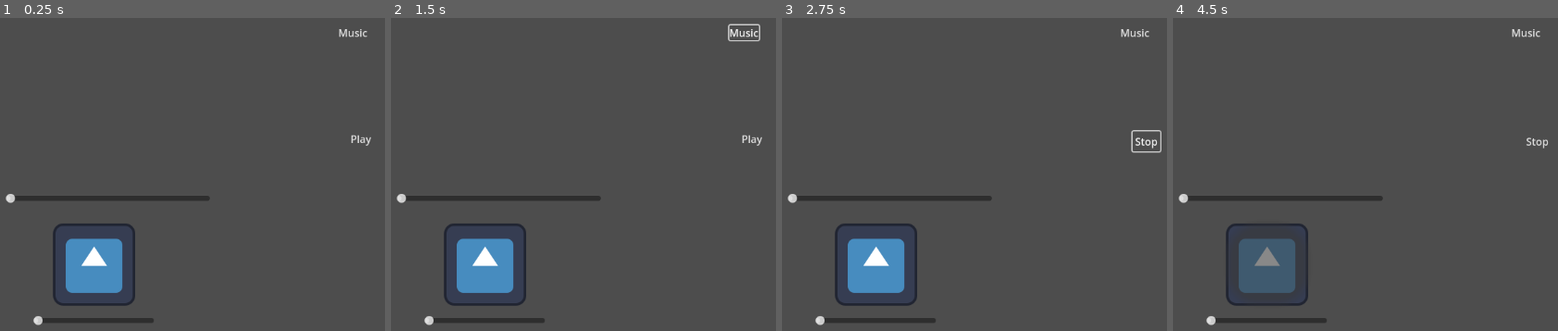
Above: before the commit, frames 1-4 (left to right).
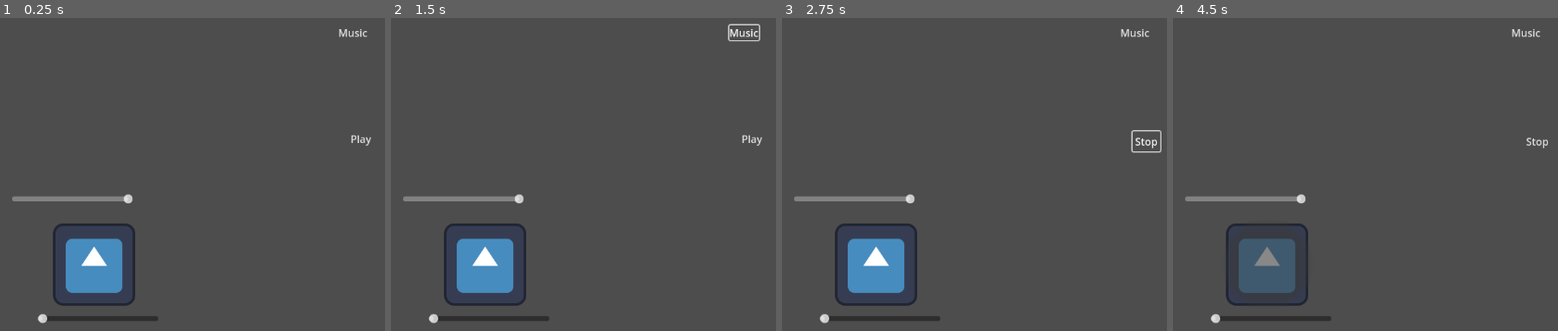
Above: after the commit, the same moments.

Repository: Ava-TU/MusicAssignment2024
Game: Godot game, scene res://Music.tscn
The game is run twice, just before and just after one commit, with the same random seed, the same clock (stepped at 60 frames per second) and the same inputs. The project has no main scene, so this scene is started directly. The engine's default icon, where the game draws it, is replaced by a stand-in: a white triangle on a blue panel in a dark square.
Inputs (mouse positions are in pixels of both pictures, inside the frame that each line leads up to):
- Up to frame 1 (0.25 s): no input
- Up to frame 2 (1.5 s): click (487, 265) at 0.5 s; click "Music" at 1.25 s
- Up to frame 3 (2.75 s): click "Play" at 2 s
- Up to frame 4 (4.5 s): click "Stop" at 2.75 s; click "Play" at 3.5 s; click (1269, 265) at 4.25 s

The runs differ from the first frame. In frame 1, 1.3% of the frame differs, in the area x 1-55%, y 56-99%; in frame 2, 1.3%; in frame 3, 1.3%; in frame 4, 1.3%.

Commit message:
volume fixed

Diff:
--- a/musicinstrumenttoy/ButtonAudio.gd
+++ b/musicinstrumenttoy/ButtonAudio.gd
@@ -1,6 +1,8 @@
 extends Node2D
 
+@export var bus_name: String
 
+var bus_index: int
 
 # Called when the node enters the scene tree for the first time.
 func _ready() -> void:
@@ -31,5 +33,10 @@
 	%Button.pitch_scale = value
 
 
+
 func _on_volume_value_changed(value: float) -> void:
 	%Button.volume_db = value
+	AudioServer.set_bus_volume_db(
+		bus_index,
+		linear_to_db(value)
+	)
--- a/musicinstrumenttoy/Music.tscn
+++ b/musicinstrumenttoy/Music.tscn
@@ -1,8 +1,9 @@
-[gd_scene load_steps=9 format=3 uid="uid://cu80nntsddon6"]
+[gd_scene load_steps=10 format=3 uid="uid://cu80nntsddon6"]
 
 [ext_resource type="Texture2D" uid="uid://dv0irk4bly4nk" path="res://icon.svg" id="1_qchyi"]
 [ext_resource type="Script" path="res://ButtonAudio.gd" id="2_ymoms"]
 [ext_resource type="AudioStream" uid="uid://84m7k1nk3q0h" path="res://AudioTest.ogg" id="3_43hv5"]
+[ext_resource type="AudioStream" uid="uid://8nh7n6yu6hul" path="res://AudioTestSingle.ogg" id="3_ftxv4"]
 [ext_resource type="PackedScene" uid="uid://b0pmbkdhwwdo6" path="res://looper.tscn" id="4_3ddh6"]
 
 [sub_resource type="StyleBoxEmpty" id="StyleBoxEmpty_1pwrs"]
@@ -32,20 +33,25 @@
 
 [node name="Button" type="AudioStreamPlayer2D" parent="Sprite2D/Button"]
 unique_name_in_owner = true
-stream = ExtResource("3_43hv5")
+stream = ExtResource("3_ftxv4")
+bus = &"Buttons"
 
 [node name="Pitch1" type="HSlider" parent="."]
-offset_left = 63.0
-offset_top = 579.0
-offset_right = 251.0
-offset_bottom = 595.0
-max_value = 5.0
+offset_left = 70.0
+offset_top = 576.0
+offset_right = 258.0
+offset_bottom = 592.0
+max_value = 1.0
+step = 0.001
 
 [node name="Volume" type="HSlider" parent="."]
-offset_left = 20.0
-offset_top = 389.0
-offset_right = 338.0
-offset_bottom = 405.0
+offset_left = 30.0
+offset_top = 390.0
+offset_right = 219.0
+offset_bottom = 406.0
+max_value = 1.0
+step = 0.001
+value = 1.0
 
 [node name="Play" type="Sprite2D" parent="."]
 position = Vector2(573, 305)
--- a/musicinstrumenttoy/default_bus_layout.tres
+++ b/musicinstrumenttoy/default_bus_layout.tres
@@ -10,11 +10,17 @@
 bus/0/bypass_fx = true
 bus/0/effect/0/effect = SubResource("AudioEffectReverb_rgi2x")
 bus/0/effect/0/enabled = false
-bus/1/name = &"Reverb"
+bus/1/name = &"Music"
 bus/1/solo = false
 bus/1/mute = false
 bus/1/bypass_fx = false
 bus/1/volume_db = 0.0
 bus/1/send = &"Master"
 bus/1/effect/0/effect = SubResource("AudioEffectReverb_7khr3")
-bus/1/effect/0/enabled = true
+bus/1/effect/0/enabled = false
+bus/2/name = &"Buttons"
+bus/2/solo = false
+bus/2/mute = false
+bus/2/bypass_fx = false
+bus/2/volume_db = 0.0
+bus/2/send = &"Master"
--- a/musicinstrumenttoy/looper.tscn
+++ b/musicinstrumenttoy/looper.tscn
@@ -15,12 +15,15 @@
 
 [node name="AudioTest" type="AudioStreamPlayer" parent="Looper"]
 stream = ExtResource("2_i5tb7")
+bus = &"Music"
 
 [node name="AudioTest2" type="AudioStreamPlayer" parent="Looper"]
 stream = ExtResource("2_i5tb7")
+bus = &"Music"
 
 [node name="AudioTest3" type="AudioStreamPlayer" parent="Looper"]
 stream = ExtResource("2_i5tb7")
+bus = &"Music"
 
 [node name="Timer" type="Timer" parent="Looper"]
 unique_name_in_owner = true
--- /dev/null
+++ b/musicinstrumenttoy/pitchSlider.gd
@@ -0,0 +1,15 @@
+extends Button
+
+
+# Called when the node enters the scene tree for the first time.
+func _ready() -> void:
+	pass # Replace with function body.
+
+
+# Called every frame. 'delta' is the elapsed time since the previous frame.
+func _process(delta: float) -> void:
+	pass
+
+
+func _on_pitch_value_changed(value: float) -> void:
+	pass # Replace with function body.
--- /dev/null
+++ b/musicinstrumenttoy/pitchSlider.tscn
@@ -0,0 +1,41 @@
+[gd_scene load_steps=7 format=3 uid="uid://ssbat4u6mq1f"]
+
+[ext_resource type="Texture2D" uid="uid://dv0irk4bly4nk" path="res://icon.svg" id="1_bhcxu"]
+[ext_resource type="AudioStream" uid="uid://8nh7n6yu6hul" path="res://AudioTestSingle.ogg" id="2_mcr2u"]
+[ext_resource type="Script" path="res://pitchSlider.gd" id="2_naw3i"]
+
+[sub_resource type="StyleBoxEmpty" id="StyleBoxEmpty_kocrw"]
+
+[sub_resource type="StyleBoxEmpty" id="StyleBoxEmpty_x6ejp"]
+
+[sub_resource type="StyleBoxEmpty" id="StyleBoxEmpty_23qv4"]
+
+[node name="Node2D" type="Node2D"]
+position = Vector2(140, 66)
+
+[node name="pitch" type="HSlider" parent="."]
+offset_right = 241.0
+offset_bottom = 16.0
+max_value = 1.0
+step = 0.001
+
+[node name="Sprite2D" type="Sprite2D" parent="."]
+position = Vector2(153, 182)
+texture = ExtResource("1_bhcxu")
+
+[node name="Button" type="Button" parent="Sprite2D"]
+offset_left = -61.0
+offset_top = -63.0
+offset_right = -53.0
+offset_bottom = -55.0
+scale = Vector2(15.68, 15.56)
+theme_override_styles/focus = SubResource("StyleBoxEmpty_kocrw")
+theme_override_styles/pressed = SubResource("StyleBoxEmpty_x6ejp")
+theme_override_styles/normal = SubResource("StyleBoxEmpty_23qv4")
+script = ExtResource("2_naw3i")
+bus_name = null
+
+[node name="AudioTestSingle" type="AudioStreamPlayer" parent="Sprite2D/Button"]
+stream = ExtResource("2_mcr2u")
+
+[connection signal="value_changed" from="pitch" to="Sprite2D/Button" method="_on_pitch_value_changed"]
--- /dev/null
+++ b/musicinstrumenttoy/volumeSlider.tscn
@@ -0,0 +1,14 @@
+[gd_scene load_steps=2 format=3 uid="uid://m2ohm3fm6dji"]
+
+[ext_resource type="Script" path="res://volume_slider.gd" id="1_rw3gy"]
+
+[node name="Node2D" type="Node2D"]
+
+[node name="volume_slider" type="HSlider" parent="."]
+offset_left = 98.0
+offset_top = 237.0
+offset_right = 404.0
+offset_bottom = 264.0
+script = ExtResource("1_rw3gy")
+
+[connection signal="value_changed" from="volume_slider" to="volume_slider" method="_on_value_changed"]
--- /dev/null
+++ b/musicinstrumenttoy/volume_slider.gd
@@ -0,0 +1,24 @@
+extends HSlider
+
+@export var bus_name: String
+
+var bus_index: int
+
+# Called when the node enters the scene tree for the first time.
+func _ready() -> void:
+	bus_index = AudioServer.get_bus_index(bus_name)
+	value_changed.connect(_on_value_changed)
+	pass # Replace with function body.
+
+
+# Called every frame. 'delta' is the elapsed time since the previous frame.
+func _process(delta: float) -> void:
+	pass
+
+
+func _on_value_changed(value: float) -> void:
+	AudioServer.set_bus_volume_db(
+		bus_index,
+		linear_to_db(value)
+	)
+	pass # Replace with function body.
Not shown, added: musicinstrumenttoy/AudioTestSingle.ogg.import
Not shown, added: musicinstrumenttoy/AudioTestSingle.ogg
